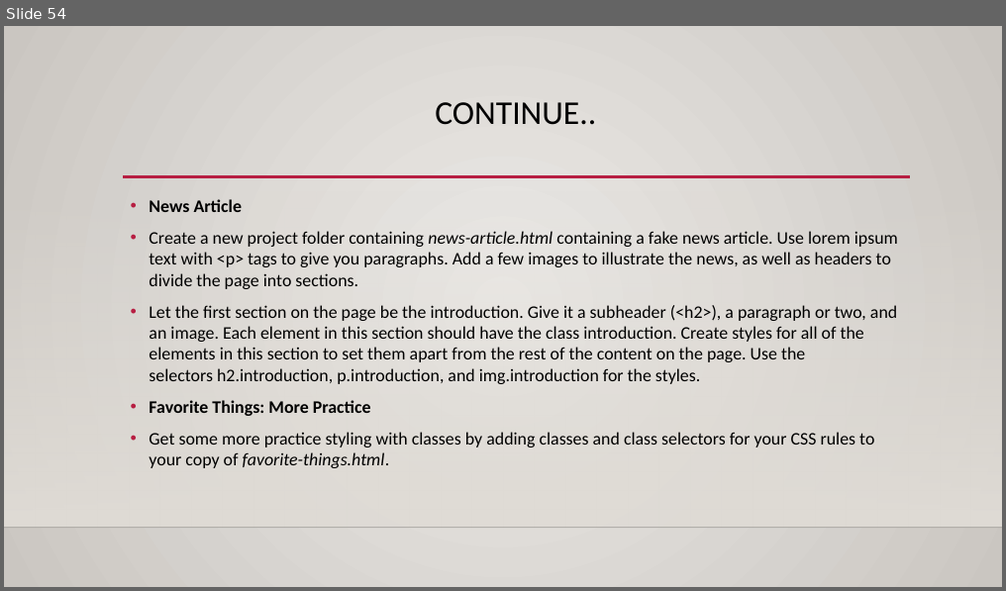
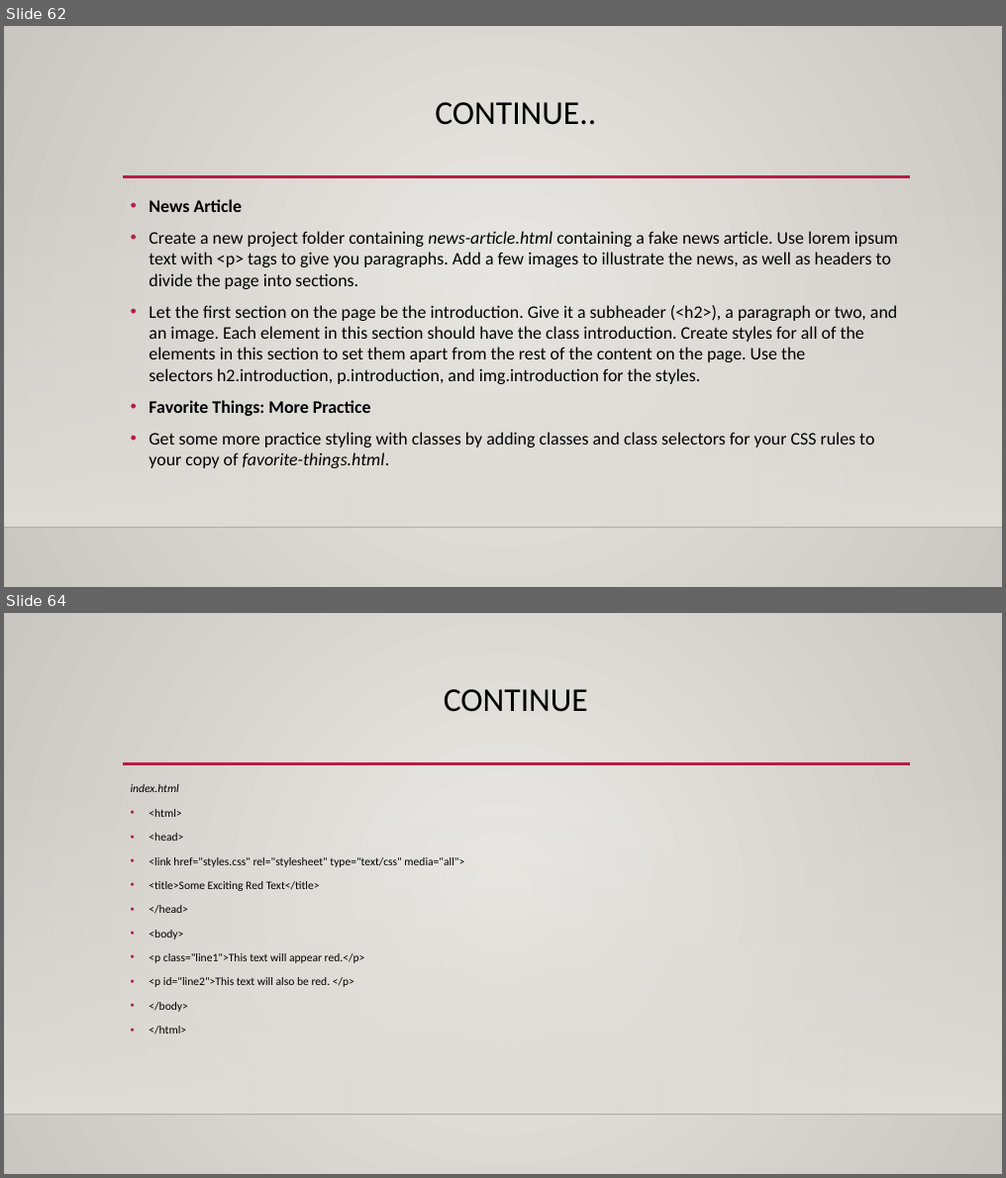
Before and after one commit to GoobsanGroup1/web_dev_proj-1, a slide deck: Week2_Front_End_WD.pptx. Shown one above the other, each under a label of ours: slide 54 before the commit, slides 62 and 64 after it; the slides between them are not shown. The pictures are 1006x591 and 1006x1178 pixels, drawn with LibreOffice and Linux fonts; fonts in the diff are those of the drawing; background and template pictures are left out. Boxes give left, top, right and bottom in pixels: in the first picture for what was removed or moved away, otherwise in the second. Text is boxed around its words. In the diff, an @@ line names an element or a change of style, - is before the commit and + after.

```diff
--- a/Week2_Front_End_WD.pptx
+++ b/Week2_Front_End_WD.pptx
@@ slide 64 added at <box>4,613,1002,1174</box>, background gradient #ECEAE7 to #CAC7C1; not listed: 3 template elements that a slide beside it also shows @@
@@ title added at <box>444,689,588,712</box>, 32 pt, text #000000 @@
+CONTINUE
@@ text added at <box>131,784,464,1035</box>, 11 pt, text #000000 @@
+index.html
+• <html>
+• <head>
+• <link href="styles.css" rel="stylesheet" type="text/css" media="all">
+• <title>Some Exciting Red Text</title>
+• </head>
+• <body>
+• <p class="line1">This text will appear red.</p>
+• <p id="line2">This text will also be red. </p>
+• </body>
+• </html>
@@ what was slide 54 is now slide 62 @@
```
Also in this commit, not shown: 1 slide changed, 101 other slides added, 8 other files.
